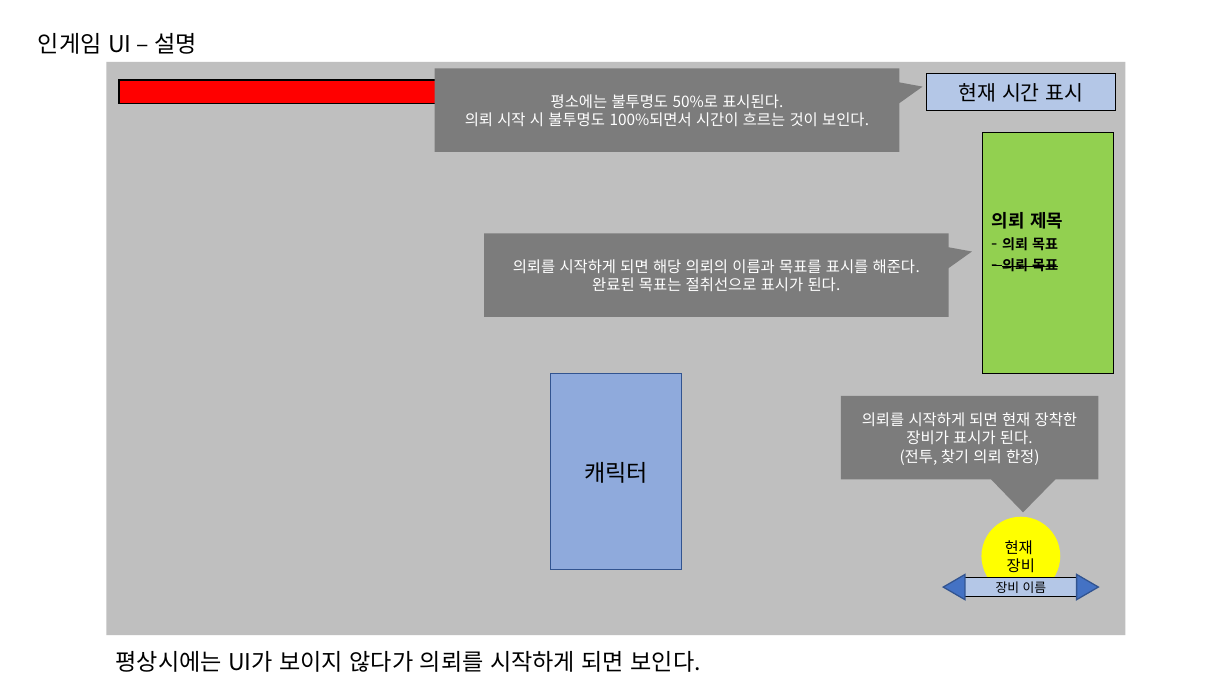
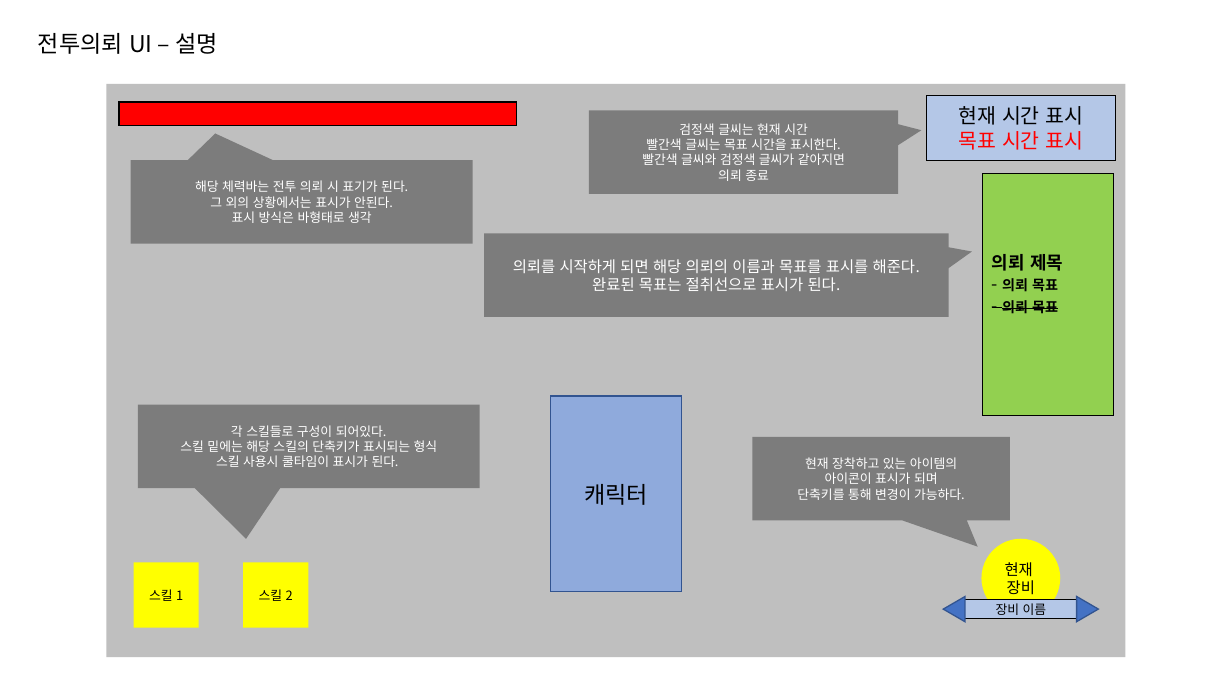
Before and after one commit to go4521304/Backyeah, a slide deck: slide 9 of document/UI기획서초안_ver1.1.pptx (slide 4 before the commit). Drawn at 1232x693 pixels with LibreOffice and Linux fonts; fonts in the diff are those of the drawing. Boxes give left, top, right and bottom in pixels: in the first picture for what was removed or moved away, otherwise in the second. Text is boxed around its words. In the diff, an @@ line names an element or a change of style, - is before the commit and + after.

```diff
--- a/document/UI기획서초안_ver1.1.pptx
+++ b/document/UI기획서초안_ver1.1.pptx
@@ text at <box>38,33,219,54</box>: text changed @@
-인게임 UI – 설명
+전투의뢰 UI – 설명
@@ rectangle: place and size @@
-rectangle at <box>119,80,517,104</box>
+rectangle at <box>119,103,517,127</box>
@@ speech box "검정색 글씨는 현재 시간" at <box>589,110,898,193</box>: proportions changed @@
@@ speech box "검정색 글씨는 현재 시간": place and size @@
-speech box "검정색 글씨는 현재 시간" at <box>435,68,900,152</box>
+speech box "검정색 글씨는 현재 시간" at <box>589,110,898,193</box>
@@ rectangle "현재 시간 표시": place and size @@
-rectangle "현재 시간 표시" at <box>927,74,1116,110</box>
+rectangle "현재 시간 표시" at <box>927,96,1116,161</box>
@@ text in speech box at <box>642,123,845,181</box>: text changed; size 12 to 10 pt @@
-평소에는 불투명도 50%로 표시된다.
-의뢰 시작 시 불투명도 100%되면서 시간이 흐르는 것이 보인다.
+검정색 글씨는 현재 시간
+빨간색 글씨는 목표 시간을 표시한다.
+빨간색 글씨와 검정색 글씨가 같아지면
+의뢰 종료
@@ text in rectangle at <box>959,131,1083,150</box>: paragraph added @@
+목표 시간 표시
@@ speech box added at <box>130,160,472,243</box>, fill #7C7C7C, 10 pt, text #FFFFFF @@
+해당 체력바는 전투 의뢰 시 표기가 된다.
+그 외의 상황에서는 표시가 안된다.
+표시 방식은 바형태로 생각
@@ rectangle "의뢰 제목": place and size @@
-rectangle "의뢰 제목" at <box>983,132,1114,373</box>
+rectangle "의뢰 제목" at <box>983,174,1114,415</box>
@@ speech box added at <box>138,405,480,488</box>, fill #7C7C7C, 10 pt, text #FFFFFF @@
+각 스킬들로 구성이 되어있다.
+스킬 밑에는 해당 스킬의 단축키가 표시되는 형식
+스킬 사용시 쿨타임이 표시가 된다.
@@ speech box "현재 장착하고 있는 아이템의": place and size @@
-speech box "현재 장착하고 있는 아이템의" at <box>841,396,1099,479</box>
+speech box "현재 장착하고 있는 아이템의" at <box>752,437,1010,520</box>
@@ speech box "현재 장착하고 있는 아이템의" at <box>752,437,1010,520</box>: proportions changed @@
@@ text in speech box at <box>797,457,965,500</box>: text changed; size 12 to 10 pt @@
-의뢰를 시작하게 되면 현재 장착한
-장비가 표시가 된다.
-(전투, 찾기 의뢰 한정)
+현재 장착하고 있는 아이템의
+아이콘이 표시가 되며
+단축키를 통해 변경이 가능하다.
@@ rectangle added at <box>134,563,200,628</box>, fill #FFFF00, 10 pt, text #000000 @@
+스킬 1
@@ rectangle added at <box>243,563,309,628</box>, fill #FFFF00, 10 pt, text #000000 @@
+스킬 2
@@ 3 rectangles, 2 triangles, 1 ellipse: place and size @@
-3 rectangles, 2 triangles, 1 ellipse at <box>106,62,1126,635</box>
+3 rectangles, 2 triangles, 1 ellipse at <box>106,84,1126,657</box>
@@ text removed at <box>116,651,701,672</box> @@
-평상시에는 UI가 보이지 않다가 의뢰를 시작하게 되면 보인다.
```
Also in this commit, not shown: 2 other slides changed, 10 slides added, 1 other file.
